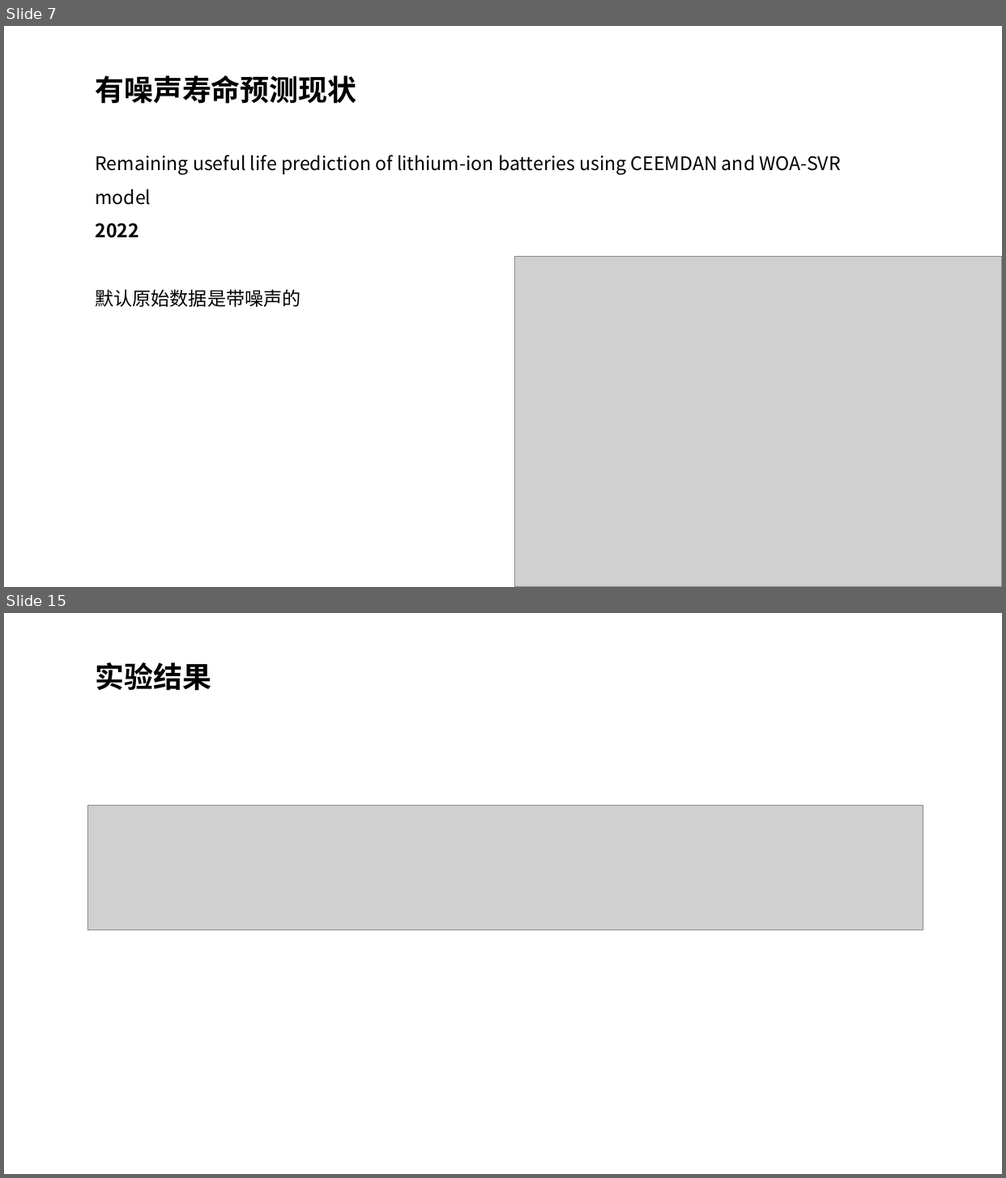
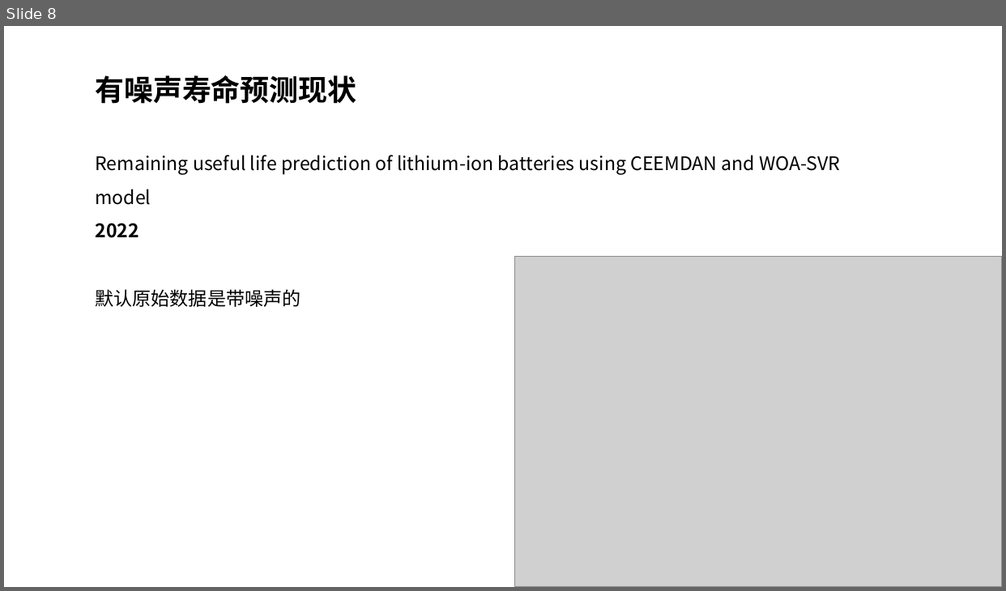
Before and after one commit to lucking666/sys, a slide deck: 卢老师论文汇报/1115汇报.pptx. Shown one above the other, each under a label of ours: slides 7 and 15 before the commit, slide 8 after it; the slides between them are not shown. The pictures are 1006x1178 and 1006x591 pixels, drawn with LibreOffice and Linux fonts; fonts in the diff are those of the drawing; grey boxes stand for pictures. Boxes give left, top, right and bottom in pixels: in the first picture for what was removed or moved away, otherwise in the second. Text is boxed around its words. In the diff, an @@ line names an element or a change of style, - is before the commit and + after.

```diff
--- a/卢老师论文汇报/1115汇报.pptx
+++ b/卢老师论文汇报/1115汇报.pptx
@@ slide 15 removed at bbox=[4, 613, 1002, 1174], background #FFFFFF @@
@@ text removed at bbox=[95, 662, 211, 691] @@
-实验结果
@@ picture removed at bbox=[88, 806, 923, 930] @@
@@ what was slide 7 is now slide 8 @@
```
Also in this commit, not shown: 2 slides changed, 7 slides added, 6 other slides removed, 24 other files.
